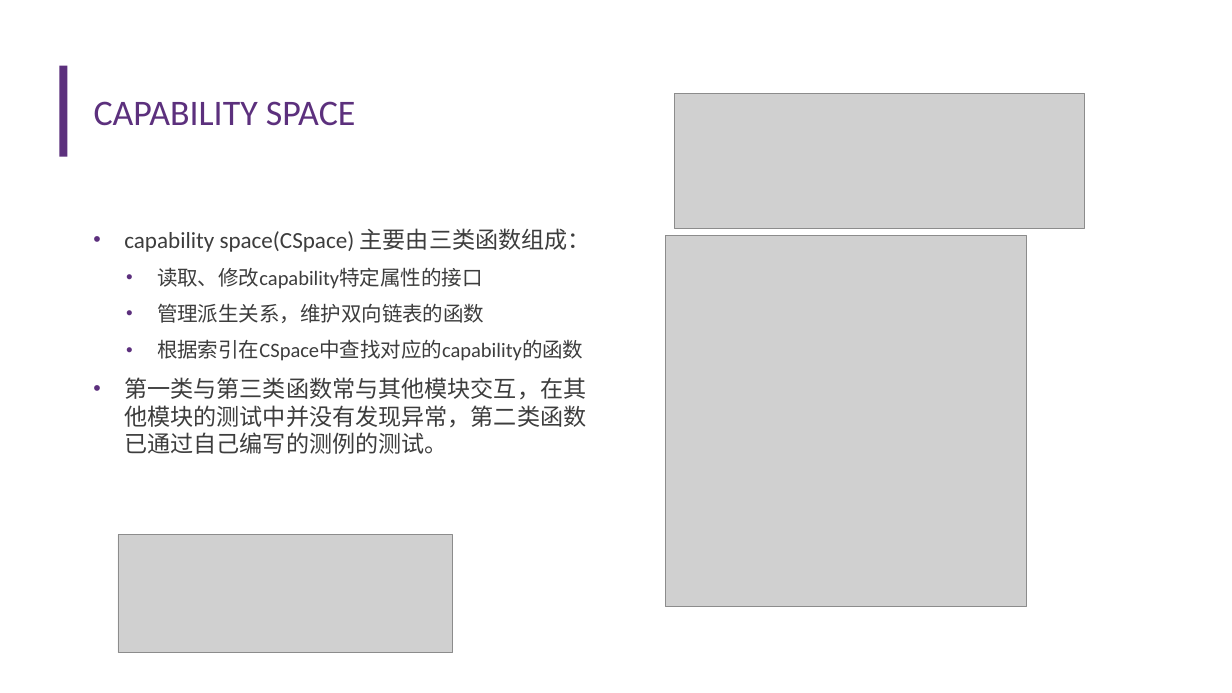
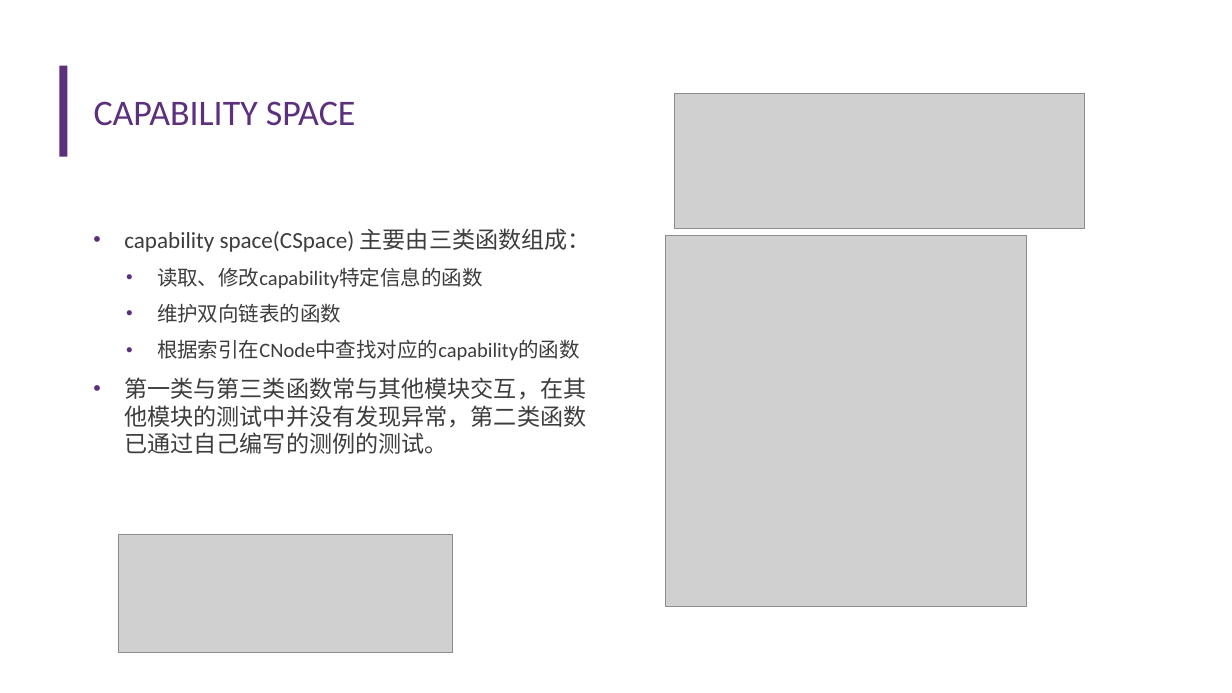
Before and after one commit to llh730/seL4-rust-implement, a slide deck: slide 7 of record/中期答辩——李龙昊.pptx. Drawn at 1232x693 pixels with LibreOffice and Linux fonts; fonts in the diff are those of the drawing; grey boxes stand for pictures; background and template pictures are left out. Boxes give left, top, right and bottom in pixels: in the first picture for what was removed or moved away, otherwise in the second. Text is boxed around its words. In the diff, an @@ line names an element or a change of style, - is before the commit and + after.

```diff
--- a/record/中期答辩——李龙昊.pptx
+++ b/record/中期答辩——李龙昊.pptx
@@ text at box(157, 267, 580, 361): text changed @@
-  • 读取、修改capability特定属性的接口
-  • 管理派生关系，维护双向链表的函数
-  • 根据索引在CSpace中查找对应的capability的函数
+  • 读取、修改capability特定信息的函数
+  • 维护双向链表的函数
+  • 根据索引在CNode中查找对应的capability的函数
```
Also in this commit, not shown: 7 other slides changed, 1 slide removed, 9 other files.
